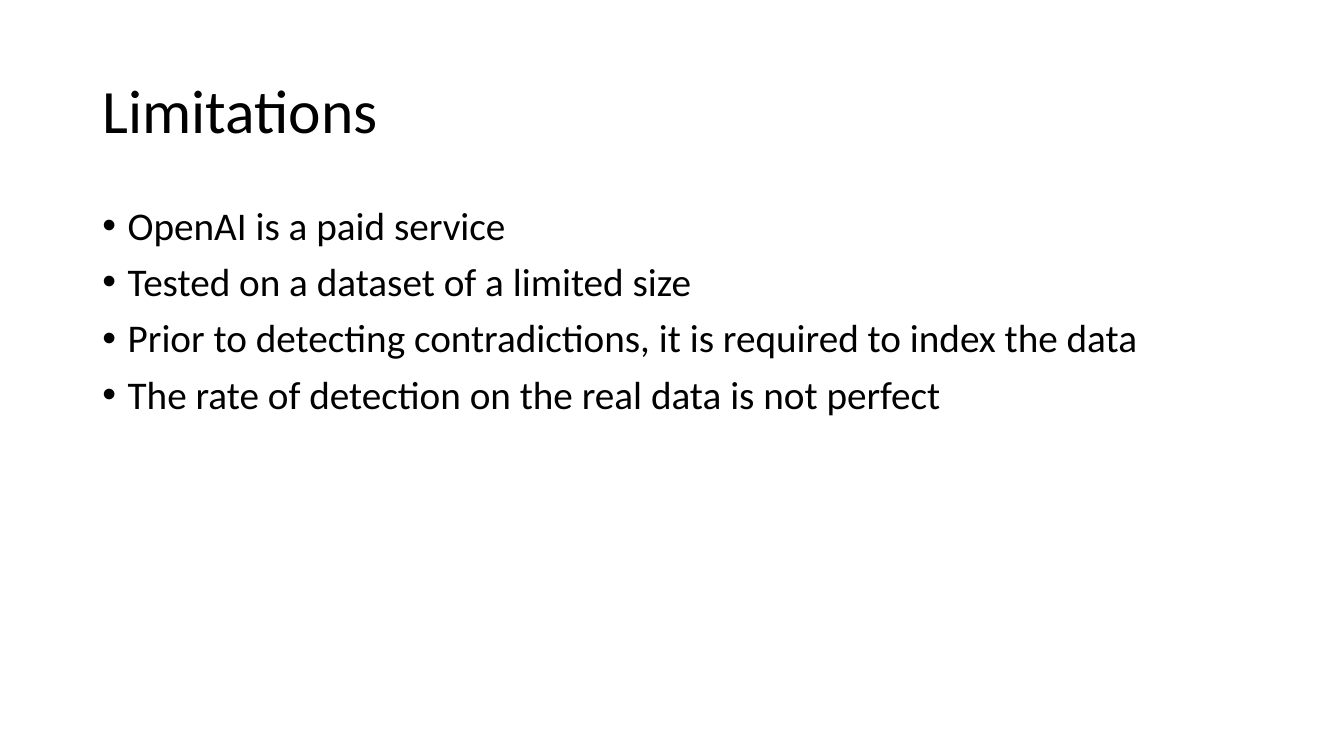
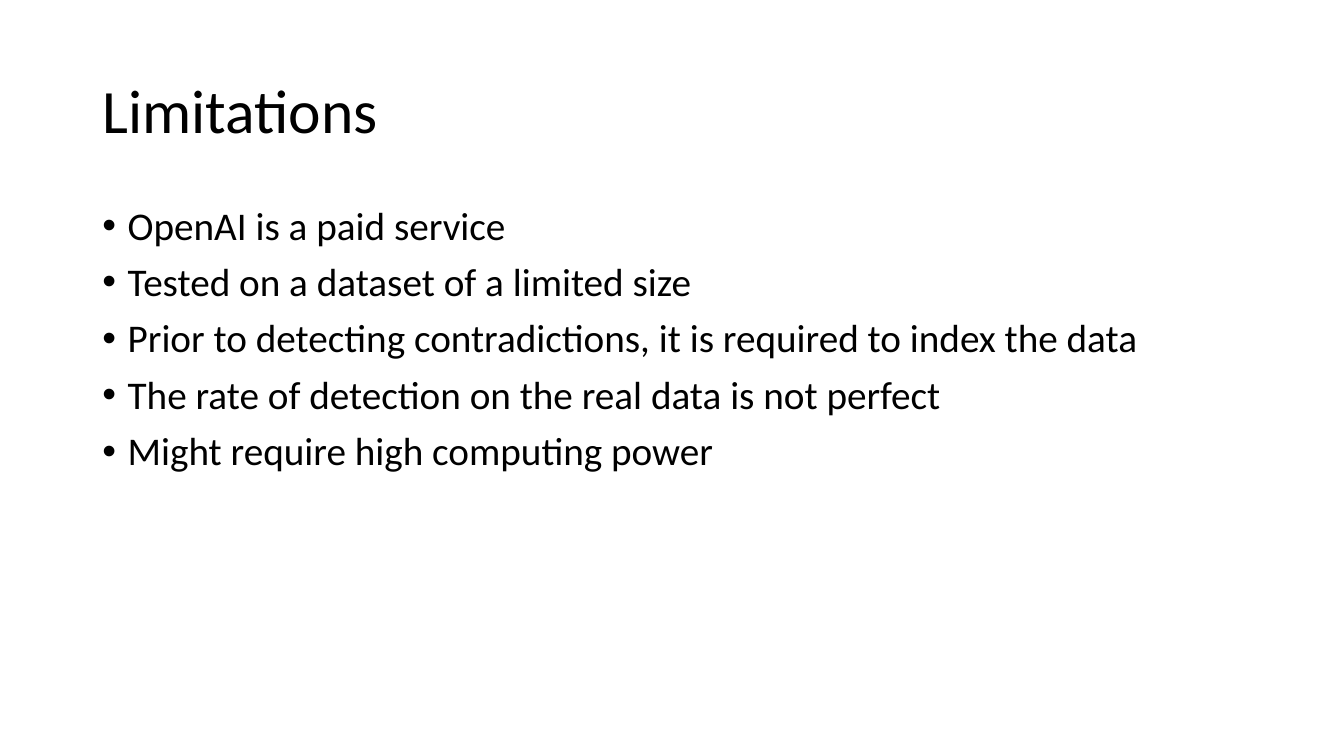
Before and after one commit to iurshina/bellingcat_contradictions, a slide deck: slide 6 of finding-contradictions-in-texts.pptx. Drawn at 1344x756 pixels with LibreOffice and Linux fonts; fonts in the diff are those of the drawing. Boxes give left, top, right and bottom in pixels: in the first picture for what was removed or moved away, otherwise in the second. Text is boxed around its words. In the diff, an @@ line names an element or a change of style, - is before the commit and + after.

```diff
--- a/finding-contradictions-in-texts.pptx
+++ b/finding-contradictions-in-texts.pptx
@@ text at bbox=[128, 437, 713, 472]: paragraph added @@
+• Might require high computing power
```
Also in this commit, not shown: 1 other slide changed.
